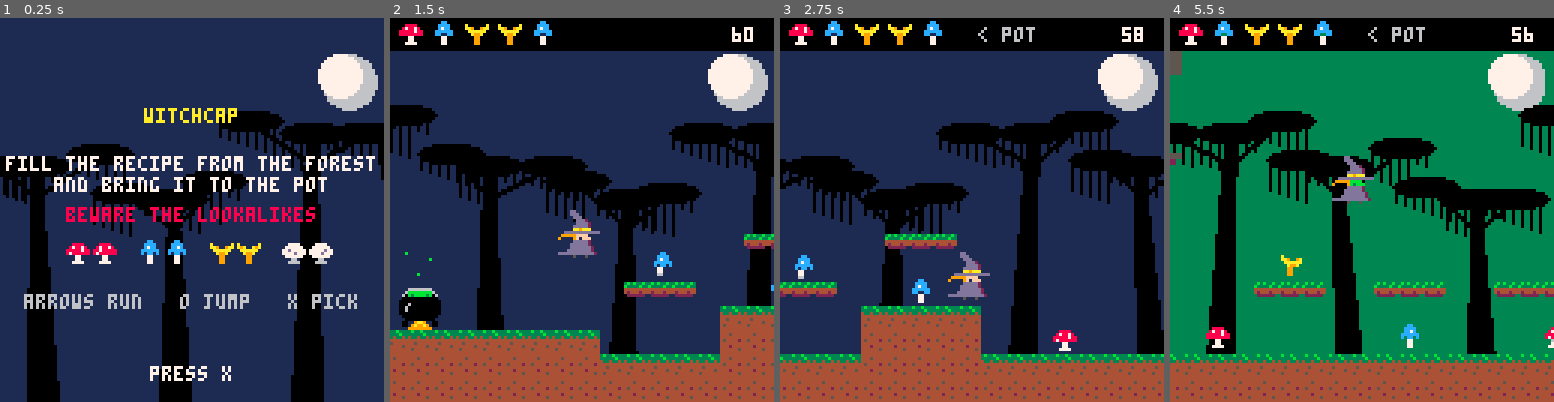
Above: before the commit, frames 1-4 (left to right).
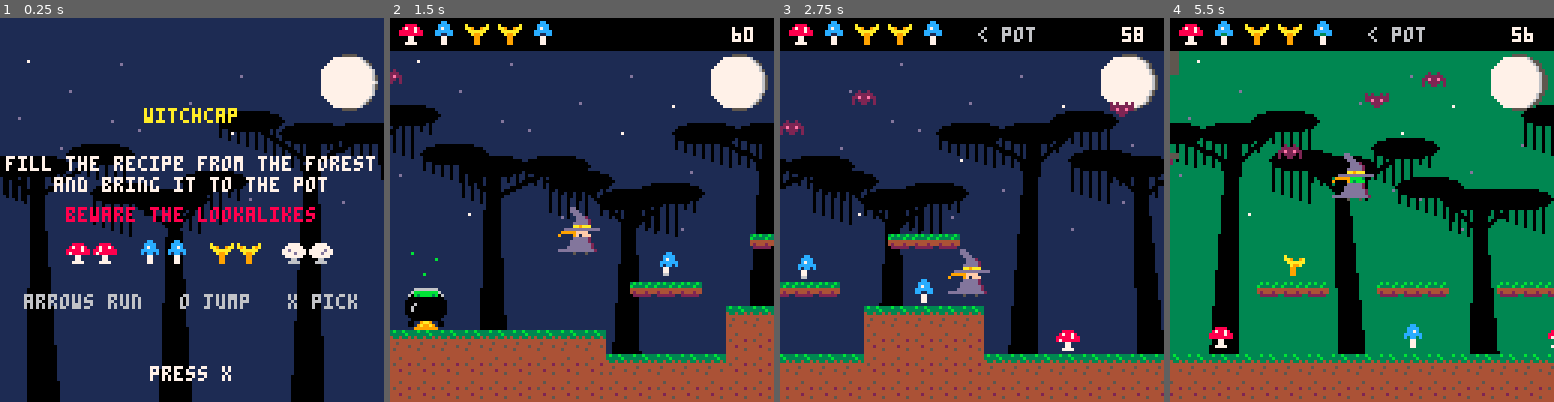
Above: after the commit, the same moments.

Repository: drachis/carts
Game: PICO-8 cartridge proj/witchcap/tests/test_boot.p8
Same seed, same stepped clock (60 frames per second), same inputs: the game is played once before the commit and once after it.
Inputs:
- Up to frame 1 (0.25 s): no input
- Up to frame 2 (1.5 s): tap X (X key) at 0.33, 1.07 s; tap O (Z key) at 0.7 s
- Up to frame 3 (2.75 s): hold Right 1.6-2.1 s; tap O (Z key) at 1.7, 2.1, 2.5 s; tap X (X key) at 1.85 s; hold Up 2.15-2.42 s; hold Right from 2.47 s (still down)
- Up to frame 4 (5.5 s): tap O (Z key) every 0.4 s from 2.9 to 5.3 s; tap X (X key) at 2.97, 4.08, 5.2 s; release Right at 3.03 s; hold Left 3.08-3.58 s; hold Down 3.63-3.97 s; hold Right 4.02-4.68 s; hold Up 4.73-5.03 s; hold Left from 5.08 s (still down)

The runs differ from the first frame. In frame 1, 0.8% of the frame differs, in the area x 4-99%, y 9-49%; in frame 2, 11%; in frame 3, 6.3%; in frame 4, 12%, in the area x 0-100%, y 8-100%.

Commit message:
witchcap: the moon wanes like the moon, lit from the left as far as an edge that crosses it, with the rest of the disc showing in shadow; stars that wink, and three bats crossing the sky (2585 tokens)
Co-Authored-By: Claude Opus 5.5 <noreply@anthropic.com>

Diff:
--- a/proj/witchcap/forest.lua
+++ b/proj/witchcap/forest.lua
@@ -94,15 +94,35 @@
 end
 
 -- the moon is the clock: `moon` is the share of the time left, 1 a full
--- moon and 0 a new one, as the night's shadow slides across it and leaves
--- the bright edge till last. it hangs in the corner, above the trees and
--- to the right of where the hut settles.
+-- moon and 0 a new one. the whole disc is always there in shadow, and the
+-- lit part wanes across it the way the moon's does: always lit from the
+-- left limb, as far as an edge that goes from the right limb through a
+-- half moon to a crescent. it hangs in the corner, above the trees and to
+-- the right of where the hut settles.
 function draw_backdrop(camera_x,moon)
- circfill(116,21,9,6)
- circfill(113,19,7,7)
- circfill(116+moon*21,21,10,1)
+ -- stars that stay put, each winking out now and then
+ for star=1,24 do
+  if (t()/3+star/7)%1<0.85 then
+   pset(star*37%128,11+star*23%60,star%3==0 and 7 or 13)
+  end
+ end
+ circfill(116,21,9,5)
+ for row=-9,9 do
+  local half=sqrt(81-row*row)
+  local lit=half*(moon*2-1)
+  if lit>-half then
+   rectfill(116-half,21+row,116+lit,21+row,7)
+   pset(116+lit,21+row,6)
+  end
+ end
  for tree=1,17 do
   draw_tree(tree*44-30-camera_x\2,40+tree%3*11,tree)
+ end
+ -- three bats cross the sky, each at its own pace and height
+ for bat=1,3 do
+  local x=t()/(6+bat*3)%1*200-36
+  if bat==2 then x=120-x end
+  spr(19+(t()*6+bat)%2\1,x,10+bat*9+sin(t()/2+bat/3)*5)
  end
 end
 
--- a/proj/witchcap/tests/test_boot.p8
+++ b/proj/witchcap/tests/test_boot.p8
@@ -20,11 +20,11 @@
 00000000000000000000000000000000000000000000000000000000000000000000000000000000000000000000000000000000000000000000000000000000
 00000000000000000000000000000000000000000000000000000000000000000000000000000000000000000000000000000000000000000000000000000000
 3b33b333444444443b3b33b300000000000000000000000000000000000000000000000000000000000000000000000000000000000000000000000000000000
-33333b3344454444b3333b3300000000000000000000000000000000000000000000000000000000000000000000000000000000000000000000000000000000
-43343343444444444444444400000000000000000000000000000000000000000000000000000000000000000000000000000000000000000000000000000000
-44444444454444244244424400000000000000000000000000000000000000000000000000000000000000000000000000000000000000000000000000000000
-44544444444444440222222000000000000000000000000000000000000000000000000000000000000000000000000000000000000000000000000000000000
-44444454444244440000000000000000000000000000000000000000000000000000000000000000000000000000000000000000000000000000000000000000
+33333b3344454444b3333b3320200202002002000000000000000000000000000000000000000000000000000000000000000000000000000000000000000000
+43343343444444444444444422222222022222200000000000000000000000000000000000000000000000000000000000000000000000000000000000000000
+44444444454444244244424422e22e2222e22e220000000000000000000000000000000000000000000000000000000000000000000000000000000000000000
+44544444444444440222222000222200202222020000000000000000000000000000000000000000000000000000000000000000000000000000000000000000
+44444454444244440000000000022000200220020000000000000000000000000000000000000000000000000000000000000000000000000000000000000000
 45444444444444540000000000000000000000000000000000000000000000000000000000000000000000000000000000000000000000000000000000000000
 44444444444444440000000000000000000000000000000000000000000000000000000000000000000000000000000000000000000000000000000000000000
 0000dd00000000000000dd000000000000000000000000000000dd0000000000000000000000000000000000000000000000dd00000000000000000000000000
--- a/proj/witchcap/tests/test_forest.p8
+++ b/proj/witchcap/tests/test_forest.p8
@@ -20,11 +20,11 @@
 00000000000000000000000000000000000000000000000000000000000000000000000000000000000000000000000000000000000000000000000000000000
 00000000000000000000000000000000000000000000000000000000000000000000000000000000000000000000000000000000000000000000000000000000
 3b33b333444444443b3b33b300000000000000000000000000000000000000000000000000000000000000000000000000000000000000000000000000000000
-33333b3344454444b3333b3300000000000000000000000000000000000000000000000000000000000000000000000000000000000000000000000000000000
-43343343444444444444444400000000000000000000000000000000000000000000000000000000000000000000000000000000000000000000000000000000
-44444444454444244244424400000000000000000000000000000000000000000000000000000000000000000000000000000000000000000000000000000000
-44544444444444440222222000000000000000000000000000000000000000000000000000000000000000000000000000000000000000000000000000000000
-44444454444244440000000000000000000000000000000000000000000000000000000000000000000000000000000000000000000000000000000000000000
+33333b3344454444b3333b3320200202002002000000000000000000000000000000000000000000000000000000000000000000000000000000000000000000
+43343343444444444444444422222222022222200000000000000000000000000000000000000000000000000000000000000000000000000000000000000000
+44444444454444244244424422e22e2222e22e220000000000000000000000000000000000000000000000000000000000000000000000000000000000000000
+44544444444444440222222000222200202222020000000000000000000000000000000000000000000000000000000000000000000000000000000000000000
+44444454444244440000000000022000200220020000000000000000000000000000000000000000000000000000000000000000000000000000000000000000
 45444444444444540000000000000000000000000000000000000000000000000000000000000000000000000000000000000000000000000000000000000000
 44444444444444440000000000000000000000000000000000000000000000000000000000000000000000000000000000000000000000000000000000000000
 0000dd00000000000000dd000000000000000000000000000000dd0000000000000000000000000000000000000000000000dd00000000000000000000000000
--- a/proj/witchcap/tests/test_witch.p8
+++ b/proj/witchcap/tests/test_witch.p8
@@ -21,11 +21,11 @@
 00000000000000000000000000000000000000000000000000000000000000000000000000000000000000000000000000000000000000000000000000000000
 00000000000000000000000000000000000000000000000000000000000000000000000000000000000000000000000000000000000000000000000000000000
 3b33b333444444443b3b33b300000000000000000000000000000000000000000000000000000000000000000000000000000000000000000000000000000000
-33333b3344454444b3333b3300000000000000000000000000000000000000000000000000000000000000000000000000000000000000000000000000000000
-43343343444444444444444400000000000000000000000000000000000000000000000000000000000000000000000000000000000000000000000000000000
-44444444454444244244424400000000000000000000000000000000000000000000000000000000000000000000000000000000000000000000000000000000
-44544444444444440222222000000000000000000000000000000000000000000000000000000000000000000000000000000000000000000000000000000000
-44444454444244440000000000000000000000000000000000000000000000000000000000000000000000000000000000000000000000000000000000000000
+33333b3344454444b3333b3320200202002002000000000000000000000000000000000000000000000000000000000000000000000000000000000000000000
+43343343444444444444444422222222022222200000000000000000000000000000000000000000000000000000000000000000000000000000000000000000
+44444444454444244244424422e22e2222e22e220000000000000000000000000000000000000000000000000000000000000000000000000000000000000000
+44544444444444440222222000222200202222020000000000000000000000000000000000000000000000000000000000000000000000000000000000000000
+44444454444244440000000000022000200220020000000000000000000000000000000000000000000000000000000000000000000000000000000000000000
 45444444444444540000000000000000000000000000000000000000000000000000000000000000000000000000000000000000000000000000000000000000
 44444444444444440000000000000000000000000000000000000000000000000000000000000000000000000000000000000000000000000000000000000000
 0000dd00000000000000dd000000000000000000000000000000dd0000000000000000000000000000000000000000000000dd00000000000000000000000000
--- a/proj/witchcap/witchcap.p8
+++ b/proj/witchcap/witchcap.p8
@@ -19,11 +19,11 @@
 00000000000000000000000000000000000000000000000000000000000000000000000000000000000000000000000000000000000000000000000000000000
 00000000000000000000000000000000000000000000000000000000000000000000000000000000000000000000000000000000000000000000000000000000
 3b33b333444444443b3b33b300000000000000000000000000000000000000000000000000000000000000000000000000000000000000000000000000000000
-33333b3344454444b3333b3300000000000000000000000000000000000000000000000000000000000000000000000000000000000000000000000000000000
-43343343444444444444444400000000000000000000000000000000000000000000000000000000000000000000000000000000000000000000000000000000
-44444444454444244244424400000000000000000000000000000000000000000000000000000000000000000000000000000000000000000000000000000000
-44544444444444440222222000000000000000000000000000000000000000000000000000000000000000000000000000000000000000000000000000000000
-44444454444244440000000000000000000000000000000000000000000000000000000000000000000000000000000000000000000000000000000000000000
+33333b3344454444b3333b3320200202002002000000000000000000000000000000000000000000000000000000000000000000000000000000000000000000
+43343343444444444444444422222222022222200000000000000000000000000000000000000000000000000000000000000000000000000000000000000000
+44444444454444244244424422e22e2222e22e220000000000000000000000000000000000000000000000000000000000000000000000000000000000000000
+44544444444444440222222000222200202222020000000000000000000000000000000000000000000000000000000000000000000000000000000000000000
+44444454444244440000000000022000200220020000000000000000000000000000000000000000000000000000000000000000000000000000000000000000
 45444444444444540000000000000000000000000000000000000000000000000000000000000000000000000000000000000000000000000000000000000000
 44444444444444440000000000000000000000000000000000000000000000000000000000000000000000000000000000000000000000000000000000000000
 0000dd00000000000000dd000000000000000000000000000000dd0000000000000000000000000000000000000000000000dd00000000000000000000000000
Not shown, changed: proj/witchcap/gen_cart.py
